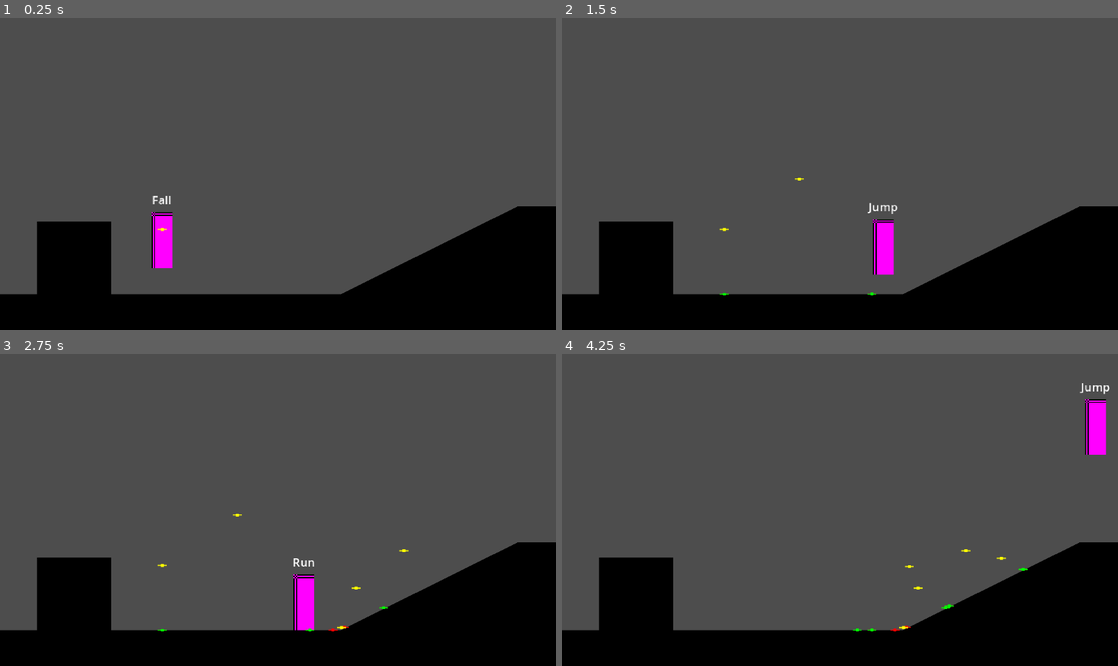
Above: before the commit, frames 1-4 (two rows, left to right).
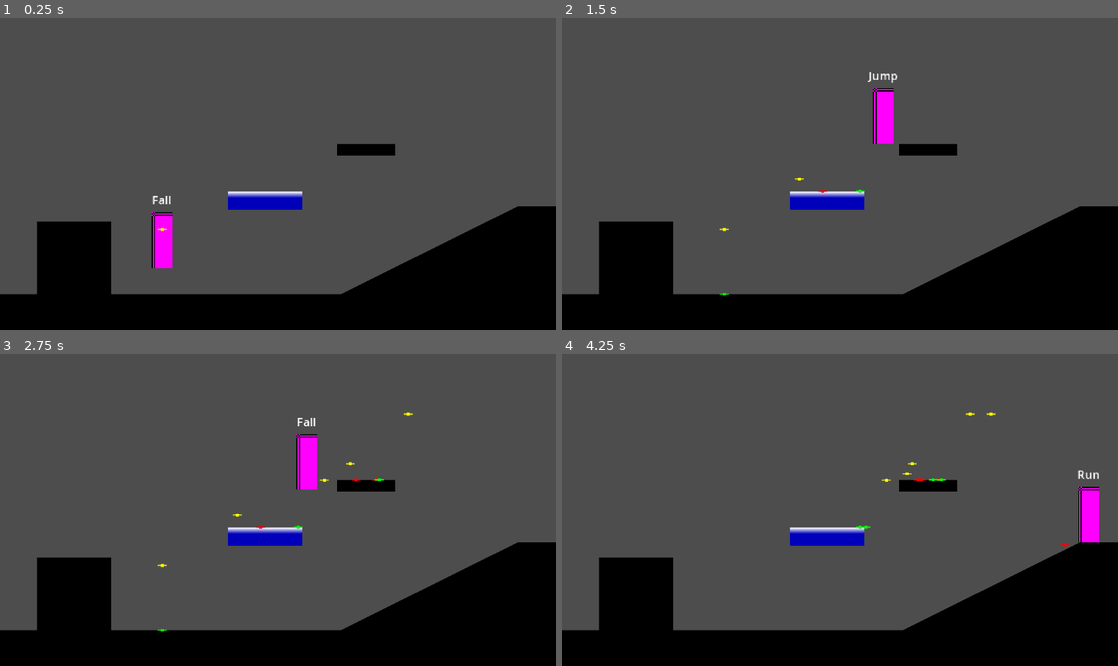
Above: after the commit, the same moments.

Repository: robgriffin247/mgames_metroidvania
Game: Godot game, scene res://playground.tscn
Same seed, same stepped clock (60 frames per second), same inputs: the game is played once before the commit and once after it.
Inputs:
- Up to frame 1 (0.25 s): no input
- Up to frame 2 (1.5 s): hold Z (jump) 0.53-1.28 s; hold Right (right) from 0.53 s (still down); tap Z (jump) at 1.35 s
- Up to frame 3 (2.75 s): tap Z (jump) at 1.52, 1.82 s; release Right (right) at 2.03 s; hold Left (left) from 2.03 s (still down); hold Z (jump) from 2.03 s (still down)
- Up to frame 4 (4.25 s): release Left (left) at 2.78 s; release Z (jump) at 2.78 s; hold Right (right) from 2.78 s (still down); tap Z (jump) at 2.85, 3.02, 3.32 s; hold Z (jump) from 3.53 s (still down)

The runs differ from the first frame. In frame 1, 1.2% of the frame differs, in the area x 41-72%, y 40-62%; in frame 2, 2.8%; in frame 3, 2.8%; in frame 4, 2.9%, in the area x 41-99%, y 9-90%.

Commit message:
player state machine filled incl crouch and drop from one way platform

Diff:
--- a/Player/Scripts/player.gd
+++ b/Player/Scripts/player.gd
@@ -14,14 +14,23 @@
 	get: return states[1]
 #endregion
 
+#region /// Onready Variables
+@onready var sprite: Sprite2D = $Sprite2D
+@onready var collision_stand: CollisionShape2D = $CollisionStand
+@onready var collision_crouch: CollisionShape2D = $CollisionCrouch
+@onready var one_way_platform_raycast: RayCast2D = $OneWayPlatformRaycast
+#endregion
+
 #region //// Standard variables
 var direction := Vector2.ZERO
 var gravity := get_gravity().y
 var gravity_multiplier := 1.0
 #endregion
 
+var _floor_snap_length := 2.0
 
 func _ready() -> void:
+	self.floor_snap_length = _floor_snap_length
 	initialise_states()
 	pass
 
--- /dev/null
+++ b/Player/States/crouch.gd
@@ -0,0 +1,40 @@
+class_name PlayerStateCrouch extends PlayerState
+
+var decel_rate := 10.0
+
+func init() -> void:
+	pass
+
+func enter() -> void:
+	player.collision_stand.disabled = true
+	player.collision_crouch.disabled = false
+	player.sprite.scale.y = 0.625
+	player.sprite.position.y = -15.0
+
+func exit() -> void:
+	player.collision_stand.disabled = false
+	player.collision_crouch.disabled = true
+	player.sprite.scale.y = 1.0
+	player.sprite.position.y = -24.0
+
+
+func handle_input(event: InputEvent) -> PlayerState:
+	if event.is_action_pressed("jump"):
+		if player.one_way_platform_raycast.is_colliding():
+			player.position.y += 4
+			return fall
+		return jump
+	return next_state
+
+
+func process(_delta: float) -> PlayerState:
+	if player.direction.y <= 0.5:
+		return idle
+	return next_state
+
+
+func physics_process(delta: float) -> PlayerState:
+	player.velocity.x -= player.velocity.x * decel_rate * delta
+	if !player.is_on_floor():
+		return fall
+	return next_state
--- a/Player/States/fall.gd
+++ b/Player/States/fall.gd
@@ -1,10 +1,10 @@
 class_name PlayerStateFall extends PlayerState
 
-var coyote_time := 0.5
+var coyote_time := 0.08
 var coyote_timer := 0.0
 var fall_gravity_multiplier := 1.165 # Make this small to make low-gravity
 
-var jump_buffer_time := 0.2 # Allows jump to work if pressed just before leaving fall state
+var jump_buffer_time := 0.08 # Allows jump to work if pressed just before leaving fall state
 var jump_buffer_timer := 0.0
 
 func init() -> void:
--- a/Player/States/idle.gd
+++ b/Player/States/idle.gd
@@ -22,6 +22,8 @@
 func process(_delta: float) -> PlayerState:
 	if player.direction.x != 0:
 		return run
+	elif player.direction.y > 0.5:
+		return crouch
 	return next_state
 
 
--- a/Player/States/player_state.gd
+++ b/Player/States/player_state.gd
@@ -9,6 +9,7 @@
 @onready var run: PlayerStateRun = %Run
 @onready var jump: PlayerStateJump = %Jump
 @onready var fall: PlayerStateFall = %Fall
+@onready var crouch: PlayerStateCrouch = %Crouch
 #endregion
 
 func init() -> void:
--- a/Player/States/run.gd
+++ b/Player/States/run.gd
@@ -19,6 +19,8 @@
 func process(_delta: float) -> PlayerState:
 	if player.direction.x == 0:
 		return idle
+	elif player.direction.y > 0.5:
+		return crouch
 	return next_state
 
 
--- a/Player/player.tscn
+++ b/Player/player.tscn
@@ -1,19 +1,24 @@
-[gd_scene load_steps=8 format=3 uid="uid://b0yr1gxchtey1"]
+[gd_scene load_steps=10 format=3 uid="uid://b0yr1gxchtey1"]
 
 [ext_resource type="Script" uid="uid://cg3btxsliv3qj" path="res://Player/Scripts/player.gd" id="1_l8h54"]
 [ext_resource type="Script" uid="uid://bqk077h6dd3gb" path="res://Player/States/idle.gd" id="2_4ntmi"]
 [ext_resource type="Script" uid="uid://cuvj6vxv6hk11" path="res://Player/States/run.gd" id="3_btcbx"]
 [ext_resource type="Script" uid="uid://75kk2lw22wok" path="res://Player/States/jump.gd" id="4_k53q1"]
 [ext_resource type="Script" uid="uid://bge2eikdsmox0" path="res://Player/States/fall.gd" id="5_k53q1"]
+[ext_resource type="Script" uid="uid://5ah22wdch3ml" path="res://Player/States/crouch.gd" id="6_fhl08"]
 
 [sub_resource type="PlaceholderTexture2D" id="PlaceholderTexture2D_hvfyp"]
 size = Vector2(18, 48)
 
-[sub_resource type="CapsuleShape2D" id="CapsuleShape2D_k53q1"]
-radius = 8.0
-height = 42.0
+[sub_resource type="RectangleShape2D" id="RectangleShape2D_fhl08"]
+size = Vector2(16, 46)
+
+[sub_resource type="RectangleShape2D" id="RectangleShape2D_vtle1"]
+size = Vector2(16, 30)
 
 [node name="Player" type="CharacterBody2D"]
+collision_layer = 0
+collision_mask = 3
 script = ExtResource("1_l8h54")
 
 [node name="States" type="Node" parent="."]
@@ -36,13 +41,23 @@
 script = ExtResource("5_k53q1")
 metadata/_custom_type_script = "uid://muxsmmxo0k0i"
 
+[node name="Crouch" type="Node" parent="States"]
+unique_name_in_owner = true
+script = ExtResource("6_fhl08")
+metadata/_custom_type_script = "uid://muxsmmxo0k0i"
+
 [node name="Sprite2D" type="Sprite2D" parent="."]
 position = Vector2(0, -24)
 texture = SubResource("PlaceholderTexture2D_hvfyp")
 
-[node name="CollisionShape2D" type="CollisionShape2D" parent="."]
-position = Vector2(0, -21)
-shape = SubResource("CapsuleShape2D_k53q1")
+[node name="CollisionStand" type="CollisionShape2D" parent="."]
+position = Vector2(0, -23)
+shape = SubResource("RectangleShape2D_fhl08")
+
+[node name="CollisionCrouch" type="CollisionShape2D" parent="."]
+position = Vector2(0, -15)
+shape = SubResource("RectangleShape2D_vtle1")
+disabled = true
 
 [node name="Debugs" type="Node2D" parent="."]
 
@@ -54,3 +69,7 @@
 theme_override_font_sizes/font_size = 10
 text = "label"
 horizontal_alignment = 1
+
+[node name="OneWayPlatformRaycast" type="RayCast2D" parent="."]
+target_position = Vector2(0, 4)
+collision_mask = 2
--- a/playground.tscn
+++ b/playground.tscn
@@ -1,6 +1,19 @@
-[gd_scene load_steps=5 format=3 uid="uid://bljnt6epo7gus"]
+[gd_scene load_steps=9 format=3 uid="uid://bljnt6epo7gus"]
 
 [ext_resource type="PackedScene" uid="uid://b0yr1gxchtey1" path="res://Player/player.tscn" id="1_rupst"]
+
+[sub_resource type="Gradient" id="Gradient_rupst"]
+offsets = PackedFloat32Array(0.6666667, 1)
+colors = PackedColorArray(0, 0, 0.7294118, 1, 1, 1, 1, 1)
+
+[sub_resource type="GradientTexture2D" id="GradientTexture2D_wt17y"]
+gradient = SubResource("Gradient_rupst")
+height = 16
+fill_from = Vector2(0, 1)
+fill_to = Vector2(0, 0)
+
+[sub_resource type="RectangleShape2D" id="RectangleShape2D_m8u5f"]
+size = Vector2(64, 16)
 
 [sub_resource type="Gradient" id="Gradient_edjgo"]
 offsets = PackedFloat32Array(0)
@@ -15,10 +28,21 @@
 [sub_resource type="RectangleShape2D" id="RectangleShape2D_edjgo"]
 size = Vector2(32, 32)
 
+[sub_resource type="RectangleShape2D" id="RectangleShape2D_rupst"]
+size = Vector2(32, 32)
+
 [node name="Playground" type="Node2D"]
 
-[node name="Player" parent="." instance=ExtResource("1_rupst")]
-position = Vector2(140, 183)
+[node name="Platform" type="Sprite2D" parent="."]
+position = Vector2(229, 158)
+texture = SubResource("GradientTexture2D_wt17y")
+
+[node name="StaticBody2D" type="StaticBody2D" parent="Platform"]
+collision_layer = 2
+
+[node name="CollisionShape2D" type="CollisionShape2D" parent="Platform/StaticBody2D"]
+shape = SubResource("RectangleShape2D_m8u5f")
+one_way_collision = true
 
 [node name="Ground" type="Node2D" parent="."]
 
@@ -31,6 +55,16 @@
 
 [node name="CollisionShape2D" type="CollisionShape2D" parent="Ground/Sprite2D/StaticBody2D"]
 shape = SubResource("RectangleShape2D_edjgo")
+
+[node name="Sprite2D5" type="Sprite2D" parent="Ground"]
+position = Vector2(316, 113.999985)
+scale = Vector2(1.5624993, 0.31250006)
+texture = SubResource("GradientTexture2D_rupst")
+
+[node name="StaticBody2D" type="StaticBody2D" parent="Ground/Sprite2D5"]
+
+[node name="CollisionShape2D" type="CollisionShape2D" parent="Ground/Sprite2D5/StaticBody2D"]
+shape = SubResource("RectangleShape2D_rupst")
 
 [node name="Sprite2D3" type="Sprite2D" parent="Ground"]
 position = Vector2(485, 223.0625)
@@ -63,3 +97,6 @@
 [node name="CollisionShape2D" type="CollisionShape2D" parent="Ground/Sprite2D2/StaticBody2D"]
 scale = Vector2(0.99999994, 0.99999994)
 shape = SubResource("RectangleShape2D_edjgo")
+
+[node name="Player" parent="." instance=ExtResource("1_rupst")]
+position = Vector2(140, 183)
--- a/project.godot
+++ b/project.godot
@@ -66,6 +66,11 @@
 ]
 }
 
+[layer_names]
+
+2d_physics/layer_1="Ground"
+2d_physics/layer_2="One-Way Platform"
+
 [rendering]
 
 textures/canvas_textures/default_texture_filter=0
Not shown, changed: README.md
